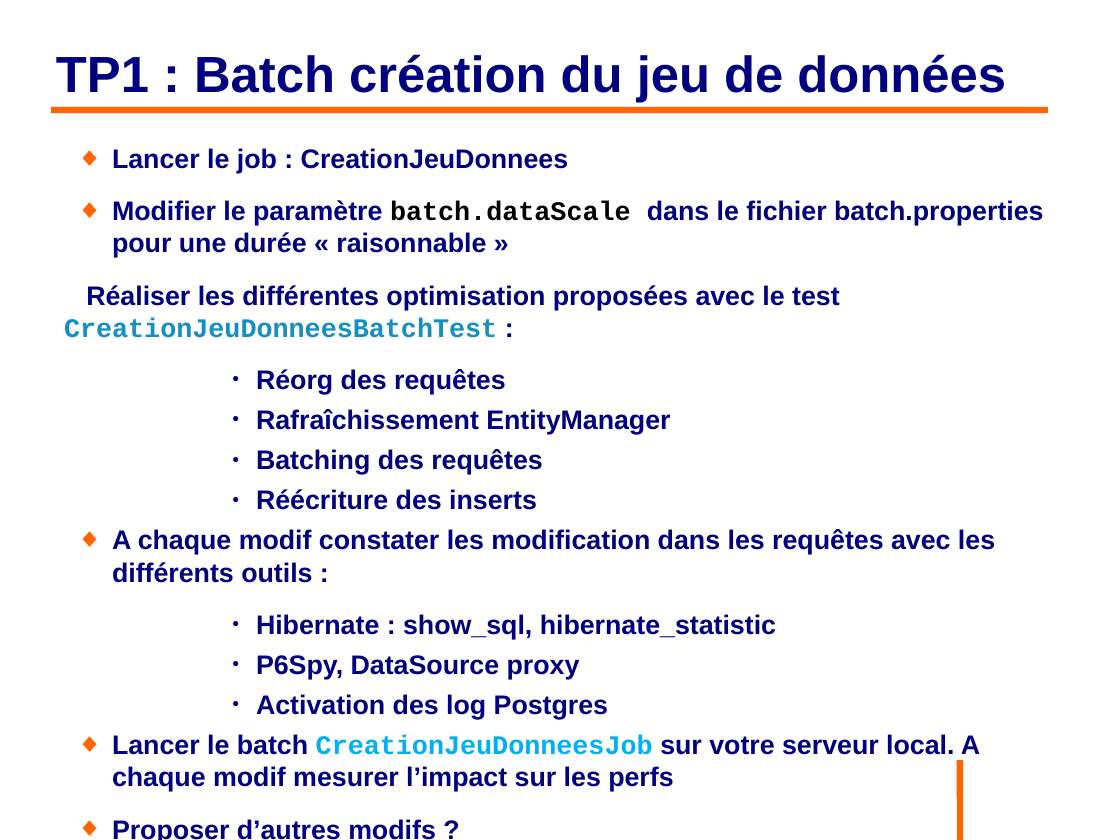
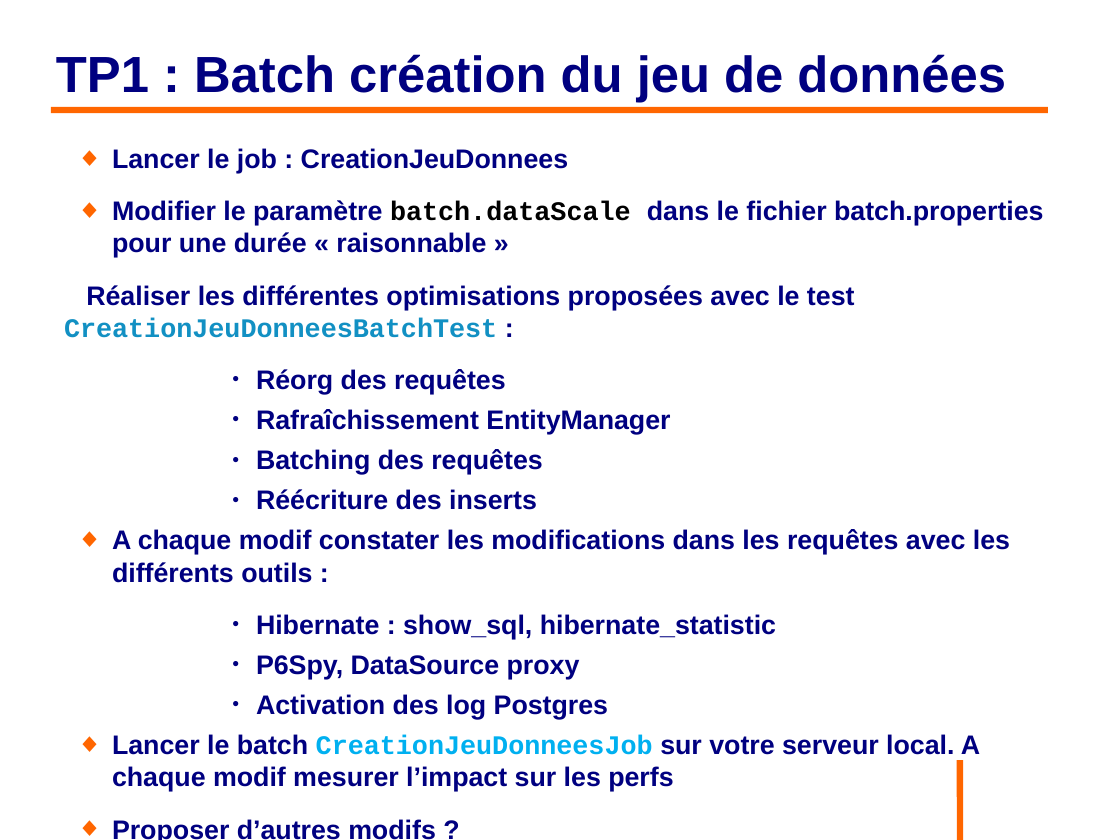
Before and after one commit to philphils/formation-hibernate-avancee, a slide deck: slide 24 of Documentation/diapo_formation_hibernate_avancee.odp. Drawn at 1120x840 pixels with LibreOffice and Linux fonts; fonts in the diff are those of the drawing; background and template pictures are left out. Boxes give left, top, right and bottom in pixels: in the first picture for what was removed or moved away, otherwise in the second. Text is boxed around its words. In the diff, an @@ line names an element or a change of style, - is before the commit and + after.

```diff
--- a/Documentation/diapo_formation_hibernate_avancee.odp
+++ b/Documentation/diapo_formation_hibernate_avancee.odp
@@ text at (64, 285, 855, 338): text changed @@
-Réaliser les différentes optimisation proposées avec le test CreationJeuDonneesBatchTest :
+Réaliser les différentes optimisations proposées avec le test CreationJeuDonneesBatchTest :
@@ text at (112, 529, 1010, 583): text changed @@
-◆ A chaque modif constater les modification dans les requêtes avec les différents outils :
+◆ A chaque modif constater les modifications dans les requêtes avec les différents outils :
```
Also in this commit, not shown: 6 other slides changed.
